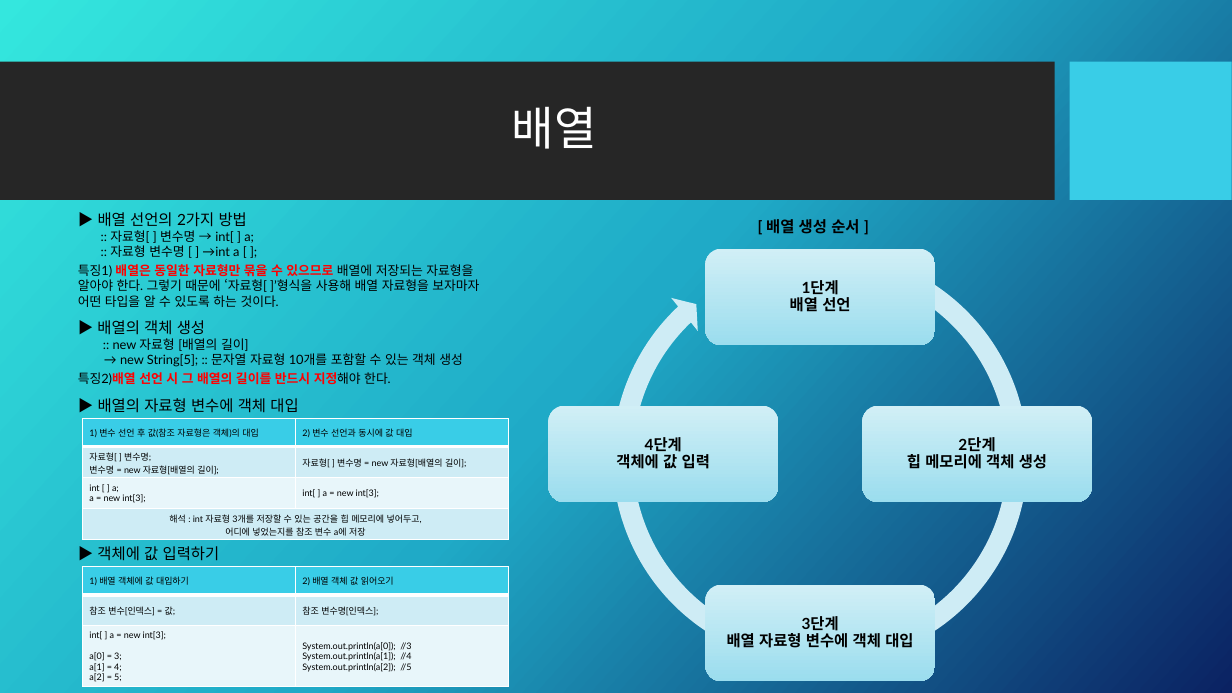
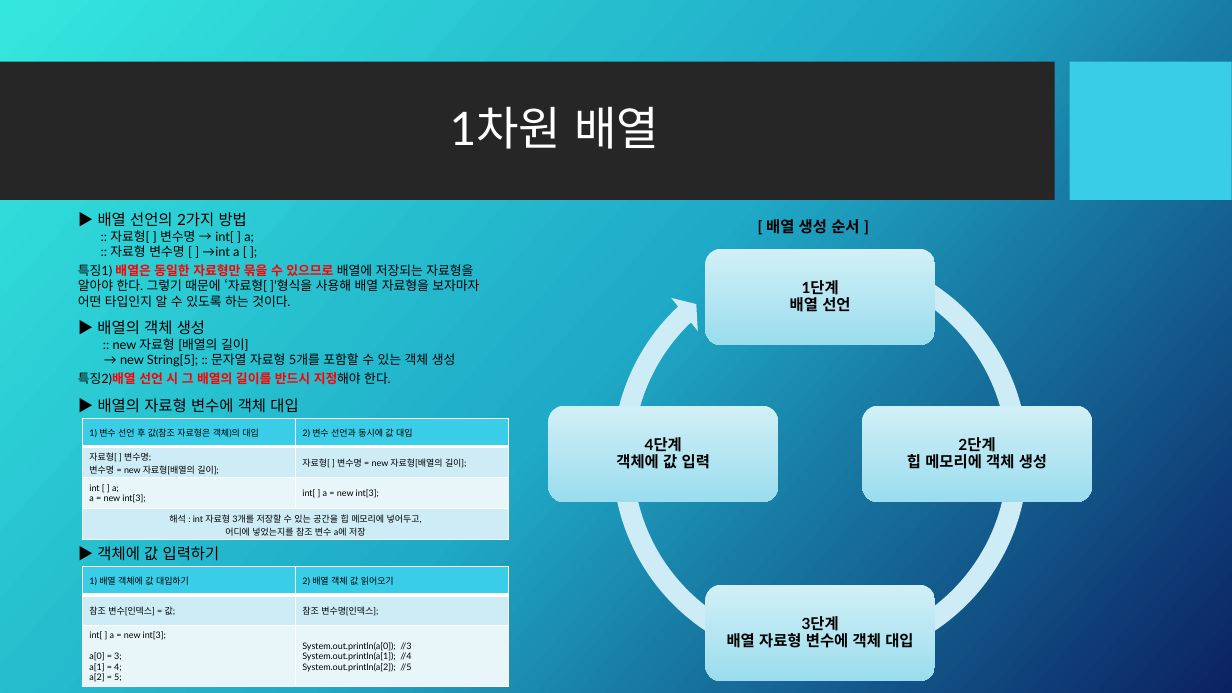
Before and after one commit to Kalex007s/java, a slide deck: slide 21 of study001/교육자료/Java.pptx. Drawn at 1232x693 pixels with LibreOffice and Linux fonts; fonts in the diff are those of the drawing; background and template pictures are left out. Boxes give left, top, right and bottom in pixels: in the first picture for what was removed or moved away, otherwise in the second. Text is boxed around its words. In the diff, an @@ line names an element or a change of style, - is before the commit and + after.

```diff
--- a/study001/교육자료/Java.pptx
+++ b/study001/교육자료/Java.pptx
@@ title at bbox=[450, 106, 659, 149]: text changed @@
-배열
+1차원 배열
@@ text at bbox=[78, 295, 290, 307]: text changed @@
-어떤 타입을 알 수 있도록 하는 것이다.
+어떤 타입인지 알 수 있도록 하는 것이다.
@@ text at bbox=[97, 320, 456, 367]: text changed @@
-▶ 배열의 객체 생성
-:: new 자료형 [배열의 길이]
-→ new String[5]; :: 문자열 자료형 10개를 포함할 수 있는 객체 생성
+▶ 배열의 객체 생성
+:: new 자료형 [배열의 길이]
+→ new String[5]; :: 문자열 자료형 5개를 포함할 수 있는 객체 생성
```
Also in this commit, not shown: 1 other slide changed, 2 slides added, 3 other files.
